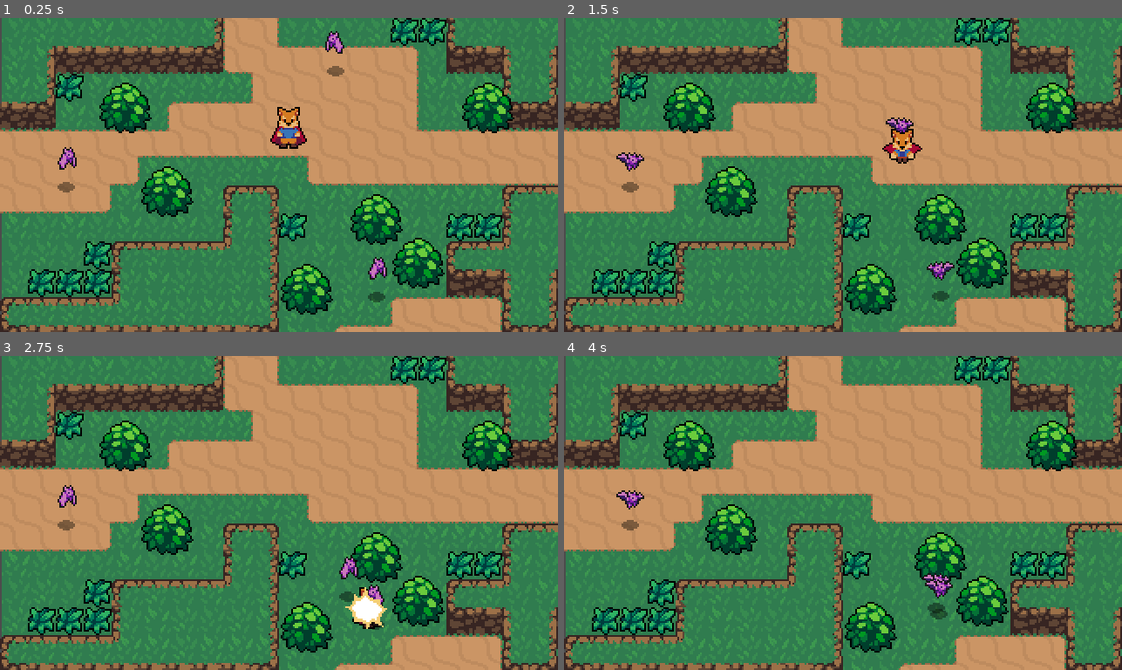
Above: before the commit, frames 1-4 (two rows, left to right).
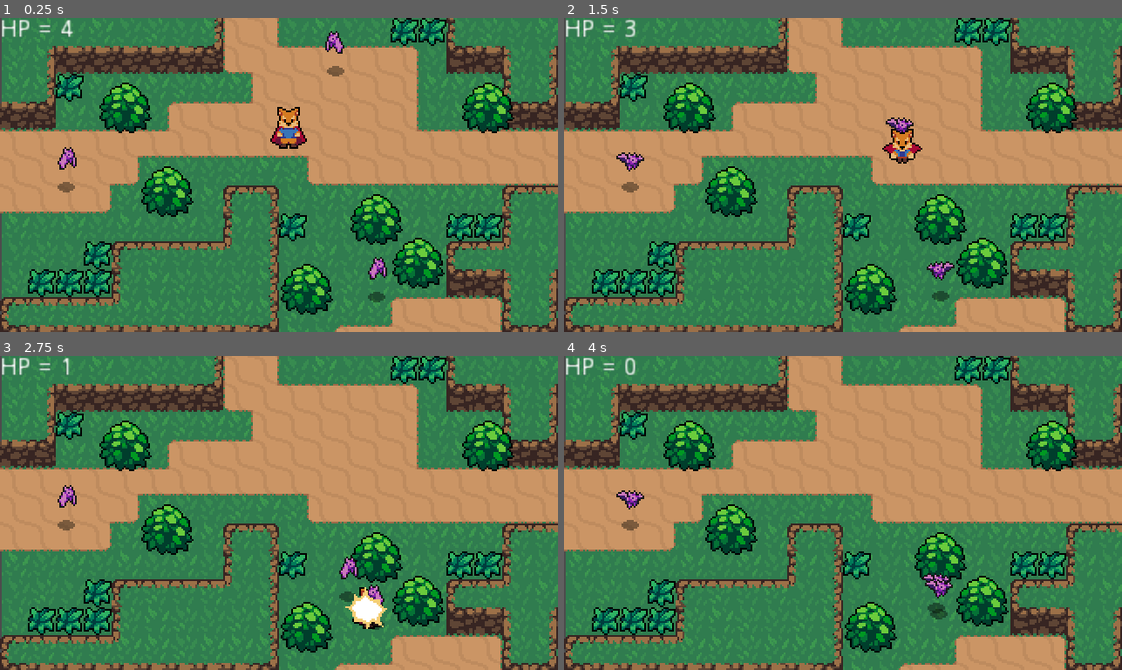
Above: after the commit, the same moments.

Repository: vitorTest/action-RPG-in-Godot
Game: Godot game, scene res://World.tscn
Two runs of this game, one before a commit and one after it. Both use one fixed random seed, a clock stepped at 60 frames per second and the inputs below.
Inputs:
- Up to frame 1 (0.25 s): no input
- Up to frame 2 (1.5 s): hold Right (ui_right) 0.53-1.28 s; tap J (attack) at 0.6 s; hold Down (ui_down) from 1.28 s (still down); tap K (roll) at 1.35 s
- Up to frame 3 (2.75 s): release Down (ui_down) at 2.03 s; hold Right (ui_right) from 2.03 s (still down); tap J (attack) at 2.1 s
- Up to frame 4 (4 s): release Right (ui_right) at 2.78 s; hold Up (ui_up) 2.78-3.53 s; tap K (roll) at 2.85 s; hold Left (ui_left) from 3.53 s (still down); tap J (attack) at 3.6 s

The runs differ from the first frame. In frame 1, 0.2% of the frame differs, in the area x 0-14%, y 0-7%; in frame 2, 0.2%; in frame 3, 0.2%; in frame 4, 0.3%, in the area x 0-13%, y 0-7%.

Commit message:
feat: set label with health status

Diff:
--- a/Stats.gd
+++ b/Stats.gd
@@ -4,8 +4,10 @@
 onready var health = max_health setget set_health
 
 signal no_health
+signal health_changed(value)
 
 func set_health(value):
 	health = value
+	emit_signal("health_changed", health)
 	if health <= 0:
 		emit_signal("no_health")
--- /dev/null
+++ b/UI/HealthUI.gd
@@ -0,0 +1,19 @@
+extends Control
+
+var hearts = 4 setget set_hearts
+var max_hearts = 4 setget set_max_hearts
+
+onready var label =$Label
+
+func set_hearts(value):
+	hearts = clamp(value, 0, max_hearts)
+	if label != null:
+		label.text = "HP = " + str(hearts)
+
+func set_max_hearts(value):
+	max_hearts = max(value, 1)
+
+func _ready():
+	self.max_hearts = PlayerStats.max_health
+	self.hearts = PlayerStats.health
+	PlayerStats.connect("health_changed", self, "set_hearts")
--- /dev/null
+++ b/UI/HealthUI.tscn
@@ -0,0 +1,19 @@
+[gd_scene load_steps=2 format=2]
+
+[ext_resource path="res://UI/HealthUI.gd" type="Script" id=1]
+
+[node name="HealthUI" type="Control"]
+margin_right = 96.0
+margin_bottom = 16.0
+script = ExtResource( 1 )
+__meta__ = {
+"_edit_use_anchors_": false
+}
+
+[node name="Label" type="Label" parent="."]
+margin_right = 88.0
+margin_bottom = 14.0
+text = "HP = 4"
+__meta__ = {
+"_edit_use_anchors_": false
+}
--- a/World.tscn
+++ b/World.tscn
@@ -7,6 +7,7 @@
 [ext_resource path="res://World/CliffTileset.png" type="Texture" id=5]
 [ext_resource path="res://World/Grass.tscn" type="PackedScene" id=6]
 [ext_resource path="res://Enemies/Bat.tscn" type="PackedScene" id=7]
+[ext_resource path="res://UI/HealthUI.tscn" type="PackedScene" id=8]
 
 [sub_resource type="TileSet" id=1]
 0/name = "DirtTileset.png 0"
@@ -571,3 +572,5 @@
 
 [node name="Bat3" parent="YSort" instance=ExtResource( 7 )]
 position = Vector2( 38.0976, 97.2283 )
+
+[node name="HealthUI" parent="." instance=ExtResource( 8 )]
Not shown: 1 places in World.tscn that only renumber resources
